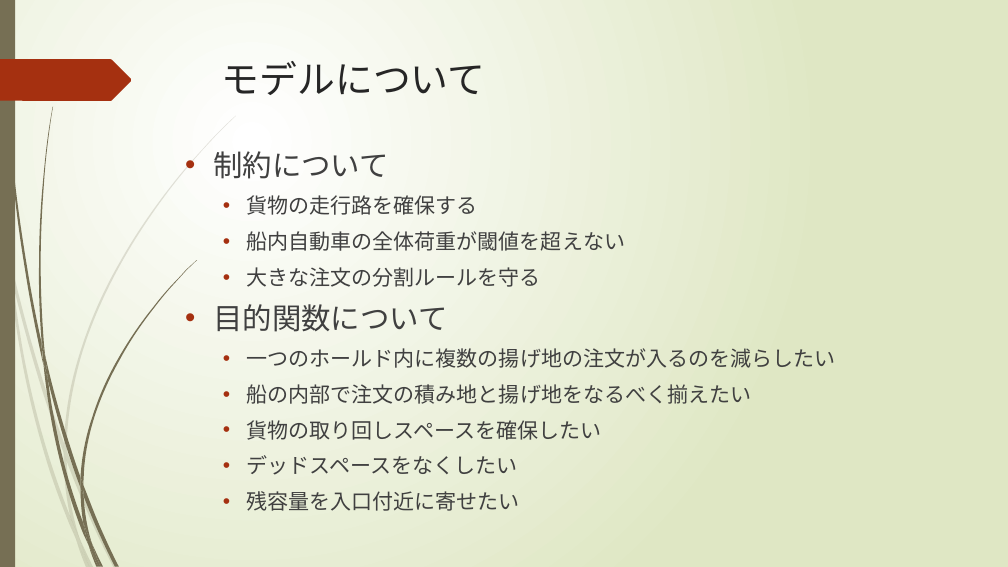
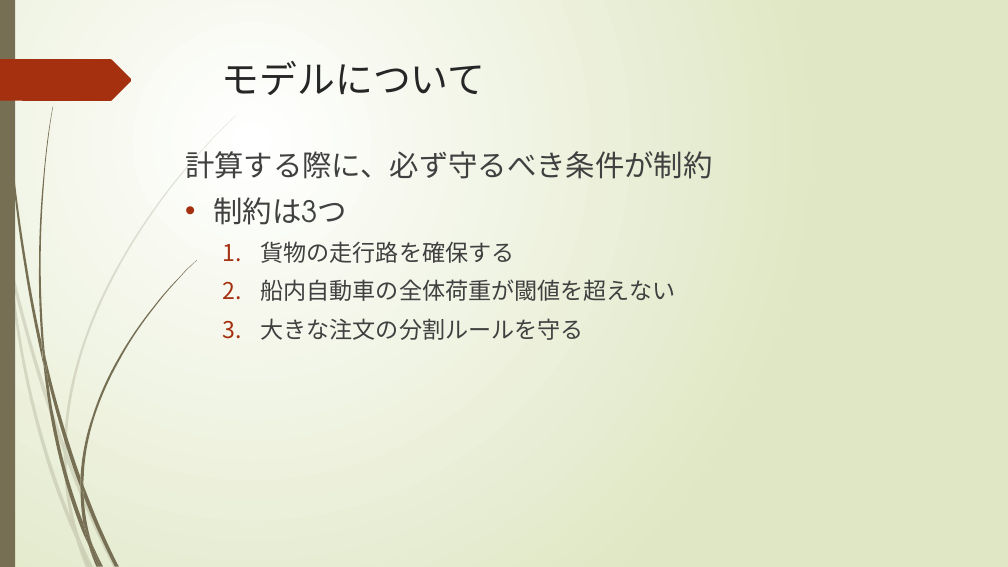
Before and after one commit to r-kurosu/kline_new, a slide deck: slide 5 of 11月中間報告.pptx. Drawn at 1008x567 pixels with LibreOffice and Linux fonts; fonts in the diff are those of the drawing. Boxes give left, top, right and bottom in pixels: in the first picture for what was removed or moved away, otherwise in the second. Text is boxed around its words. In the diff, an @@ line names an element or a change of style, - is before the commit and + after.

```diff
--- a/11月中間報告.pptx
+++ b/11月中間報告.pptx
@@ text at [185, 151, 713, 225]: text changed @@
-• 制約について
+計算する際に、必ず守るべき条件が制約
+• 制約は3つ
@@ text at [261, 241, 676, 340]: size 20 to 22 pt in "貨物の走行路を確保する", "船内自動車の全体荷重が閾値を超えない", "大きな注文の分割ルールを守る"; bullet • to 1. @@
@@ text at [213, 304, 836, 511]: paragraphs removed @@
-• 目的関数について
-  • 一つのホールド内に複数の揚げ地の注文が入るのを減らしたい
-  • 船の内部で注文の積み地と揚げ地をなるべく揃えたい
-  • 貨物の取り回しスペースを確保したい
-  • デッドスペースをなくしたい
-  • 残容量を入口付近に寄せたい
```
Also in this commit, not shown: 3 other slides changed, 1 slide added.
